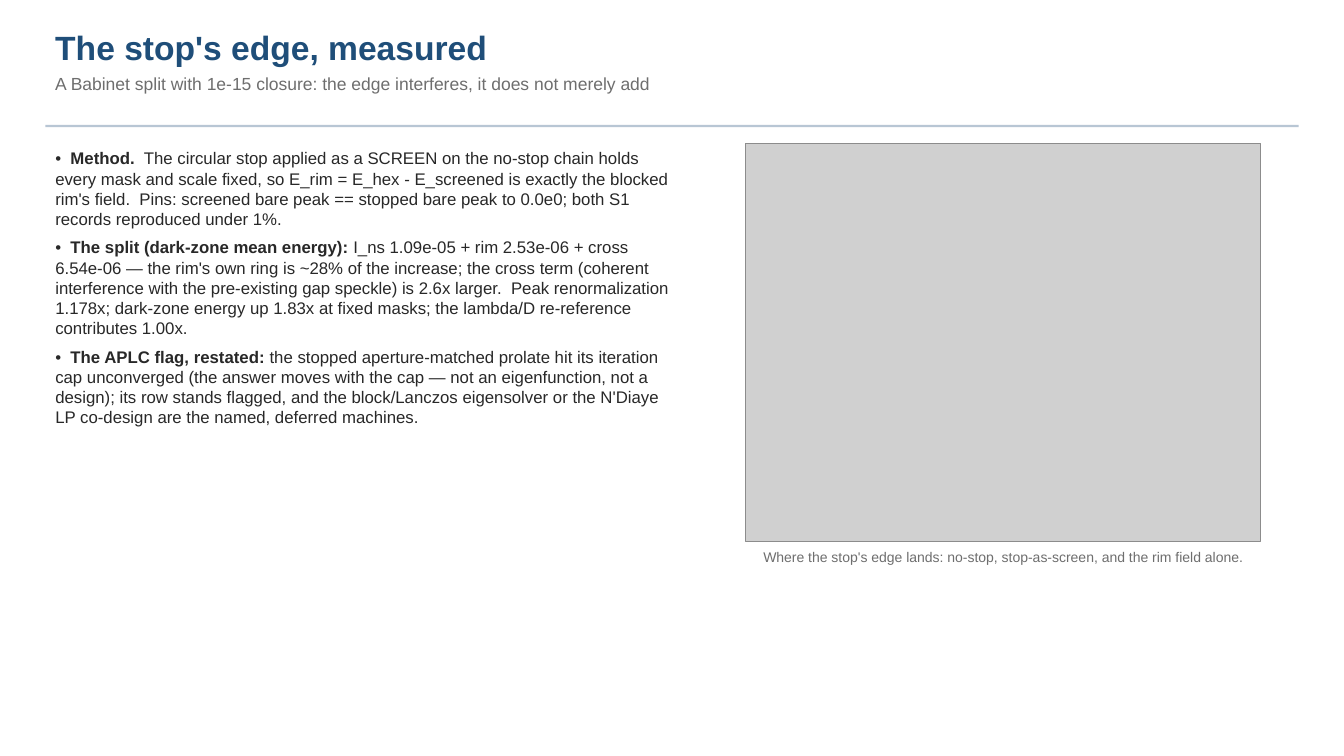
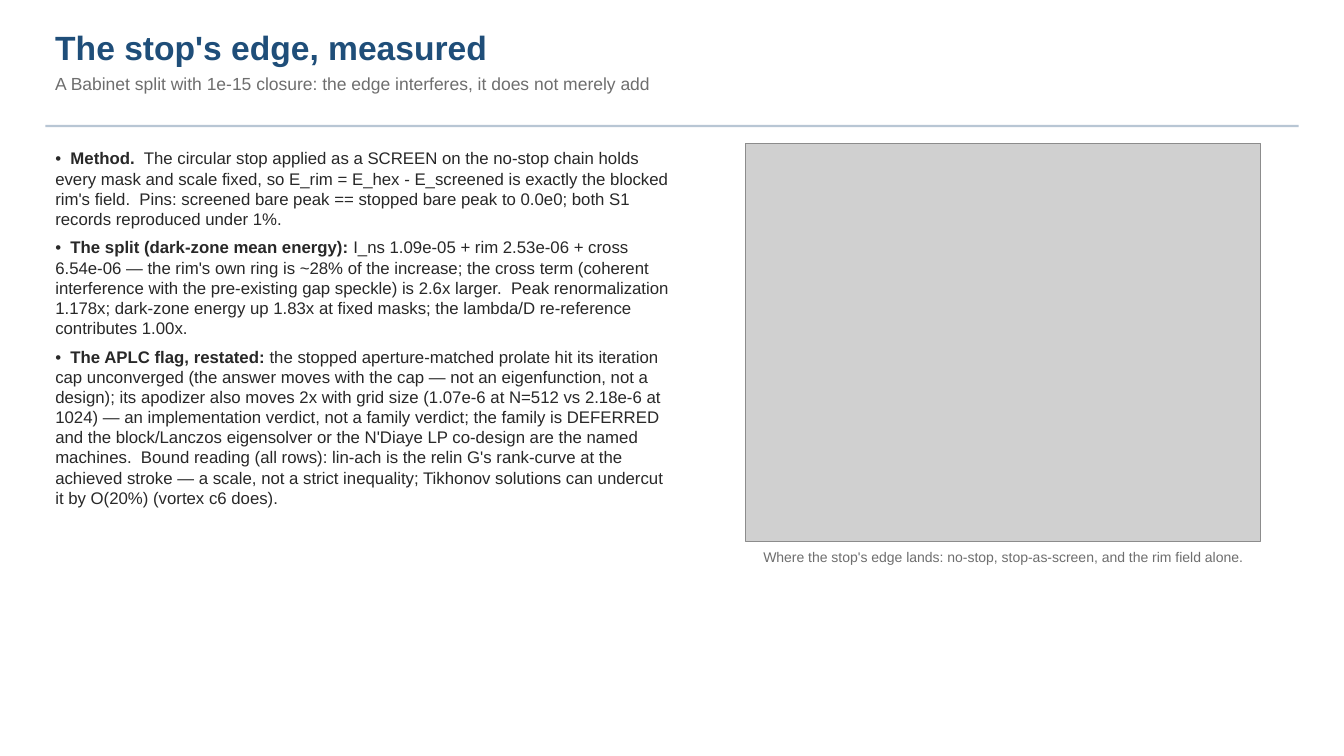
Before and after one commit to nasa-jpl/MACOS_resources, a slide deck: slide 20 of mmacos/templates/80_end_to_end/e2e6m_r2/deck_e2e6m_r2.pptx (slide 18 before the commit). Drawn at 1344x756 pixels with LibreOffice and Linux fonts; fonts in the diff are those of the drawing; grey boxes stand for pictures. Boxes give left, top, right and bottom in pixels: in the first picture for what was removed or moved away, otherwise in the second. Text is boxed around its words. In the diff, an @@ line names an element or a change of style, - is before the commit and + after.

```diff
--- a/mmacos/templates/80_end_to_end/e2e6m_r2/deck_e2e6m_r2.pptx
+++ b/mmacos/templates/80_end_to_end/e2e6m_r2/deck_e2e6m_r2.pptx
@@ text at box(55, 351, 663, 508): text changed @@
-• The APLC flag, restated: the stopped aperture-matched prolate hit its iteration cap unconverged (the answer moves with the cap — not an eigenfunction, not a design); its row stands flagged, and the block/Lanczos eigensolver or the N'Diaye LP co-design are the named, deferred machines.
+• The APLC flag, restated: the stopped aperture-matched prolate hit its iteration cap unconverged (the answer moves with the cap — not an eigenfunction, not a design); its apodizer also moves 2x with grid size (1.07e-6 at N=512 vs 2.18e-6 at 1024) — an implementation verdict, not a family verdict; the family is DEFERRED and the block/Lanczos eigensolver or the N'Diaye LP co-design are the named machines. Bound reading (all rows): lin-ach is the relin G's rank-curve at the achieved stroke — a scale, not a strict inequality; Tikhonov solutions can undercut it by O(20%) (vortex c6 does).
```
Also in this commit, not shown: 3 other slides changed, 2 slides added, 5 other files.
